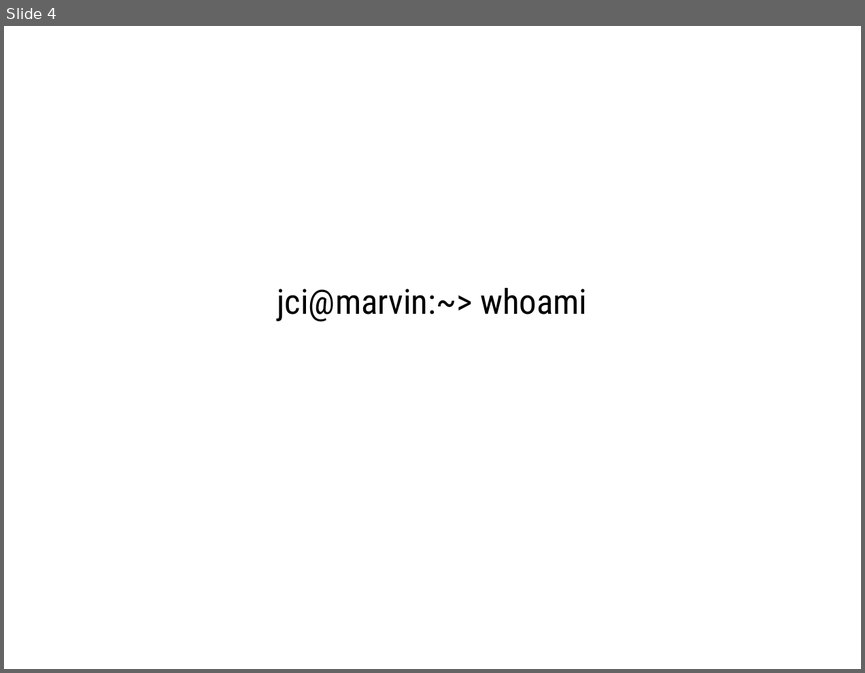
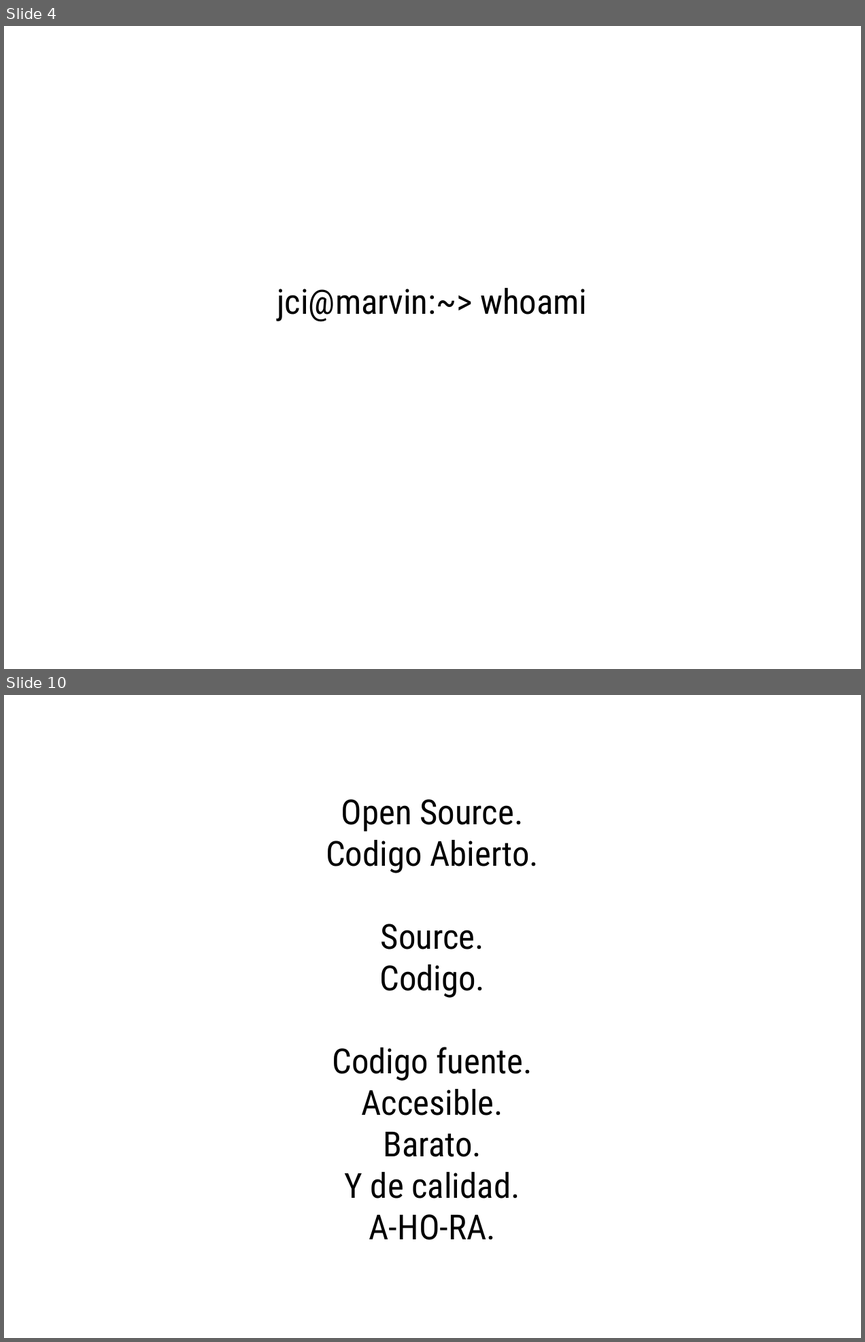
Before and after one commit to jci/charlas, a slide deck: UAT-20171116.odp. Shown one above the other, each under a label of ours: slide 4 before the commit, slides 4 and 10 after it; the slides between them are not shown. The pictures are 865x673 and 865x1342 pixels, drawn with LibreOffice and Linux fonts; fonts in the diff are those of the drawing. Boxes give left, top, right and bottom in pixels: in the first picture for what was removed or moved away, otherwise in the second. Text is boxed around its words. In the diff, an @@ line names an element or a change of style, - is before the commit and + after.

```diff
--- a/UAT-20171116.odp
+++ b/UAT-20171116.odp
@@ slide 10 added at box(4, 695, 861, 1338), background #FFFFFF @@
@@ subtitle added at box(326, 799, 538, 1240), 32 pt, text #000000 @@
+Open Source.
+Codigo Abierto.
+Source.
+Codigo.
+Codigo fuente.
+Accesible.
+Barato.
+Y de calidad.
+A-HO-RA.
```
Also in this commit, not shown: 1 slide changed, 26 other slides added, 5 other files.
